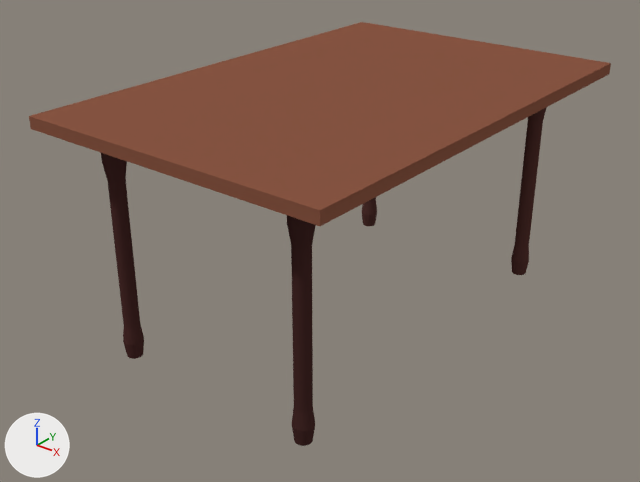
Before and after pictures for a commit that changed the Blender file development/PROPS/MESA.blend.
One viewpoint serves both versions: a 50 mm camera at (3.24, -4.35, 3.16) aimed at (-0.08, -0.2, 0.59). The lights are fixed; the arrows at lower left show +X, +Y and +Z.

Before the edit, the objects in view are built like this:
```python
me_cylinder_002 = bpy.data.meshes.new('Cylinder.002')
me_cylinder_002.from_pydata(...)  # 904 vertices, 782 faces; spans x -6.6..33.8, y -55.1..6.0, z -0.7..1.6
# faces by material slot: [194, 194, 194, 194, 6]
me_cylinder_002.materials.append(mat_material_007)  # brown #53332f
me_cylinder_002.materials.append(mat_material)  # brown #4a2c2a
me_cylinder_002.materials.append(mat_material_009)  # brown #462a28
me_cylinder_002.materials.append(mat_material_008)  # brown #54332f
me_cylinder_002.materials.append(mat_material_006)  # brown #895643
ob_cylinder_002 = bpy.data.objects.new('Cylinder.002', me_cylinder_002)
ob_cylinder_002.location = (-0.723, 1.269, 0.497)
ob_cylinder_002.scale = (0.0522, 0.0522, 0.71)
```
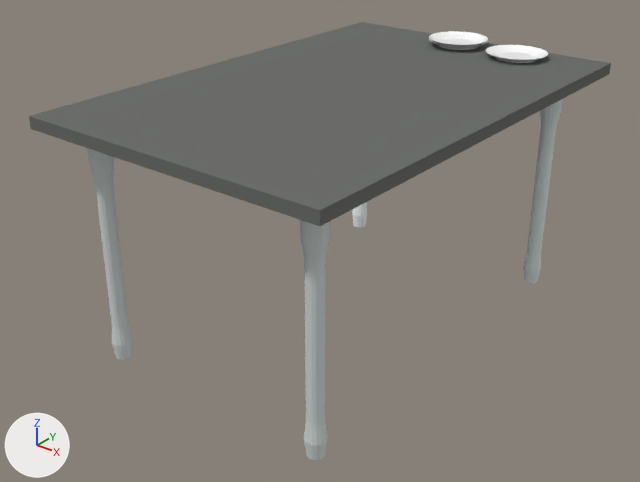
The change, as a list of edits to the scene's bpy script:
```text
Add mat_material_002:
    mat_material_002 = diffuse_material('Material.002')
    mat_material_002.base_color = (0.158, 0.163, 0.154)  # grey #6f706d
Change me_cylinder_002:
    used by ob_cylinder_002; location = (-0.723, 1.269, 0.497); scale = (0.0522, 0.0522, 0.71)
    remove me_cylinder_002.from_pydata(...)  # 904 vertices, 782 faces; spans x -6.6..33.8, y -55.1..6.0, z -0.7..1.6
    remove me_cylinder_002.materials.append(mat_material_007)  # brown #53332f
    remove me_cylinder_002.materials.append(mat_material)  # brown #4a2c2a
    remove me_cylinder_002.materials.append(mat_material_009)  # brown #462a28
    remove me_cylinder_002.materials.append(mat_material_008)  # brown #54332f
    add me_cylinder_002.from_pydata(...)  # 8 vertices, 6 faces; spans x -6.6..33.8, y -55.1..6.0, z 1.4..1.6
    me_cylinder_002 part 1: the loose piece of 224 vertices spanning x -1.4..1.4, y -1.4..1.4, z -0.7..1.5 is deleted
    me_cylinder_002 part 2: the loose piece of 224 vertices spanning x -1.4..1.4, y -50.8..-48.0, z -0.7..1.5 is deleted
    me_cylinder_002 part 3: the loose piece of 224 vertices spanning x 25.5..28.3, y -1.4..1.4, z -0.7..1.5 is deleted
    me_cylinder_002 part 4: the loose piece of 224 vertices spanning x 25.5..28.3, y -50.6..-47.8, z -0.7..1.5 is deleted
    me_cylinder_002 part 5: 6 faces spanning x -6.6..33.8, y -55.1..6.0, z 1.4..1.6 switch from mat_material_006 (brown #895643) to mat_material_002 (grey #6f706d)
Add ob_plate_003_proxy_001:
    ob_plate_003_proxy_001 = bpy.data.objects.new('Plate.003_proxy.001', me_circle_003)  # 224 vertices, 194 faces; spans x -4.75..4.75, y -4.75..4.75, z -0.39..0.53; in mat_plate_003 (white #ffffff)
    ob_plate_003_proxy_001.location = (-0.031, 1.36, 1.636)
    ob_plate_003_proxy_001.rotation_euler = (3.139, -3.136, 1.777)  # degrees (180, -180, 102)
    ob_plate_003_proxy_001.scale = (0.0454, 0.0454, 0.0454)
Add ob_cylinder_000:
    ob_cylinder_000 = bpy.data.objects.new('Cylinder.000', me_cylinder_000)  # 112 vertices, 98 faces; spans x -22.02..-19.26, y -1.38..1.38, z -0.71..1.52; in mat_material_005 (white #faffff)
    ob_cylinder_000.location = (0.263, 1.257, 0.465)
    ob_cylinder_000.scale = (0.0522, 0.0522, 0.71)
Add ob_cylinder_001:
    ob_cylinder_001 = bpy.data.objects.new('Cylinder.001', me_cylinder_005)  # 112 vertices, 98 faces; spans x -22.02..-19.26, y -1.38..1.38, z -0.71..1.52; in mat_material_004 (white #dde7e4)
    ob_cylinder_001.location = (1.859, 1.269, 0.465)
    ob_cylinder_001.scale = (0.0522, 0.0522, 0.71)
Add ob_cylinder_003:
    ob_cylinder_003 = bpy.data.objects.new('Cylinder.003', me_cylinder_006)  # 112 vertices, 98 faces; spans x -22.02..-19.26, y -1.38..1.38, z -0.71..1.52; in mat_material_010 (light grey #d2d9d7)
    ob_cylinder_003.location = (1.859, -1.32, 0.465)
    ob_cylinder_003.scale = (0.0522, 0.0522, 0.71)
Add ob_cylinder_004:
    ob_cylinder_004 = bpy.data.objects.new('Cylinder.004', me_cylinder_007)  # 112 vertices, 98 faces; spans x -22.02..-19.26, y -1.38..1.38, z -0.71..1.52; in mat_material_011 (light grey #d2d9d7)
    ob_cylinder_004.location = (0.263, -1.332, 0.465)
    ob_cylinder_004.scale = (0.0522, 0.0522, 0.71)
Add ob_plate_003_proxy:
    ob_plate_003_proxy = bpy.data.objects.new('Plate.003_proxy', me_circle_003)  # 224 vertices, 194 faces; spans x -4.75..4.75, y -4.75..4.75, z -0.39..0.53; in mat_plate_003 (white #ffffff)
    ob_plate_003_proxy.location = (0.465, 1.311, 1.618)
    ob_plate_003_proxy.rotation_euler = (3.139, -3.136, 1.777)  # degrees (180, -180, 102)
    ob_plate_003_proxy.scale = (0.0454, 0.0454, 0.0454)
Add ob_plate_000_proxy:
    ob_plate_000_proxy = bpy.data.objects.new('Plate.000_proxy', me_circle_004)  # 224 vertices, 194 faces; spans x -4.75..4.75, y -4.75..4.75, z -0.39..0.53; in mat_plate_004 (white #ffffff)
    ob_plate_000_proxy.location = (-0.033, 1.359, 1.622)
    ob_plate_000_proxy.scale = (0.0454, 0.0454, 0.0454)
```

Pixel boxes (x1, y1, x2, y2) of what changed, in the pictures (640 x 482 px):
'Cylinder.002', reshaped (52% shorter): before (29, 22, 611, 446); after (29, 22, 611, 226)
'Cylinder.003', added: after (300, 220, 330, 460)
'Cylinder.004', added: after (87, 148, 132, 360)
'Cylinder.001', added: after (523, 99, 563, 283)
'Plate.003_proxy', added: after (486, 45, 548, 63)
'Plate.003_proxy.001', added: after (429, 31, 488, 47)
'Cylinder.000', added: after (352, 203, 367, 227)
'Plate.000_proxy', added: after (429, 38, 488, 50)
part 1 of me_cylinder_002, deleted: before (362, 197, 377, 226)
part 2 of me_cylinder_002, deleted (brown): before (101, 153, 144, 359)
part 3 of me_cylinder_002, deleted (brown): before (511, 107, 547, 275)
part 4 of me_cylinder_002, deleted (brown): before (287, 215, 316, 446)
part 5 of me_cylinder_002, recoloured (brown to grey): (29, 22, 611, 226) in both
